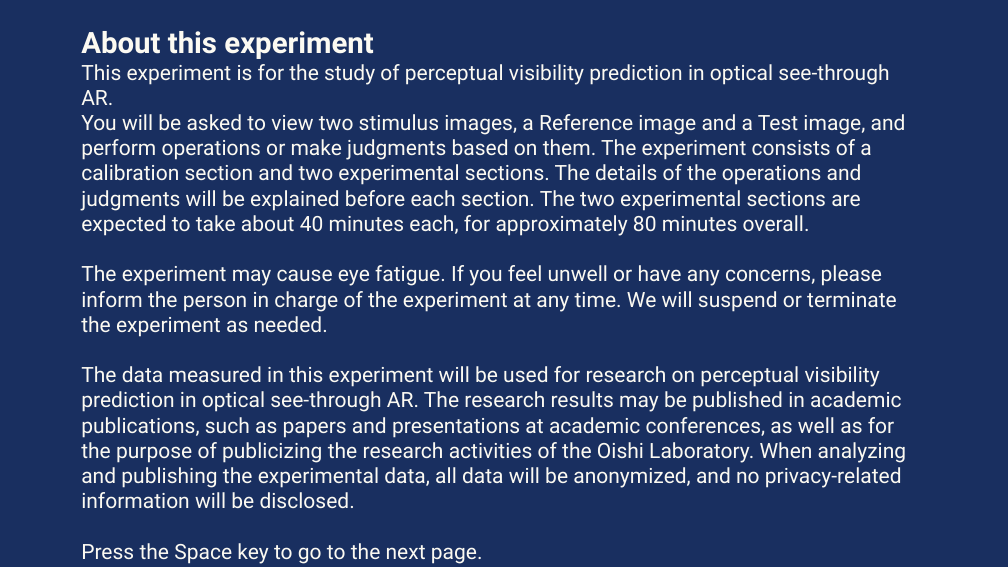
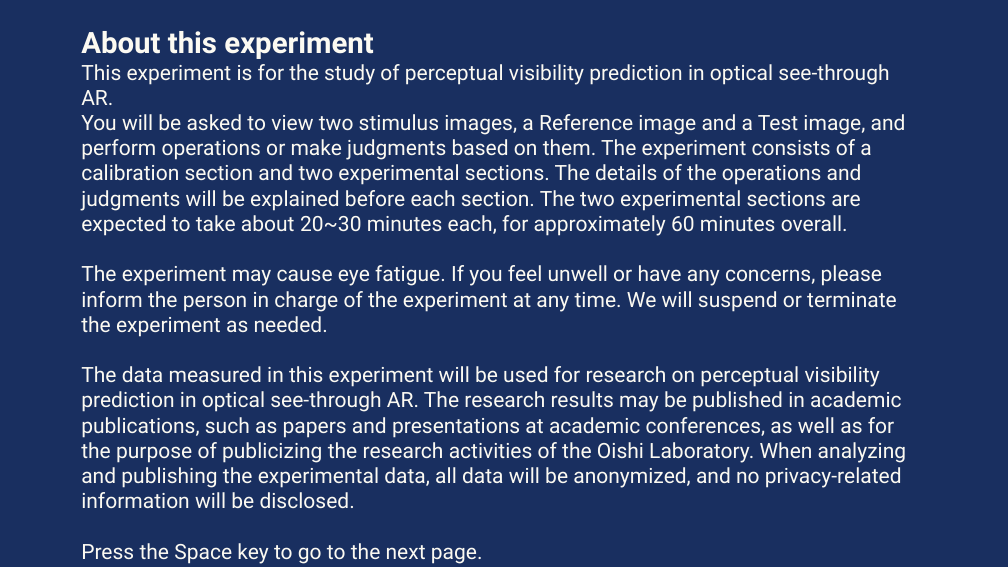
Before and after one commit to HAMADAKAZUKI2423/lab, a slide deck: slide 16 of tex/ethicsreview/ethics_review_visibility/別紙2評価実験説明.pptx. Drawn at 1008x567 pixels with LibreOffice and Linux fonts; fonts in the diff are those of the drawing. Boxes give left, top, right and bottom in pixels: in the first picture for what was removed or moved away, otherwise in the second. Text is boxed around its words. In the diff, an @@ line names an element or a change of style, - is before the commit and + after.

```diff
--- a/tex/ethicsreview/ethics_review_visibility/別紙2評価実験説明.pptx
+++ b/tex/ethicsreview/ethics_review_visibility/別紙2評価実験説明.pptx
@@ text at (81, 114, 906, 236): text changed @@
-You will be asked to view two stimulus images, a Reference image and a Test image, and perform operations or make judgments based on them. The experiment consists of a calibration section and two experimental sections. The details of the operations and judgments will be explained before each section. The two experimental sections are expected to take about 40 minutes each, for approximately 80 minutes overall.
+You will be asked to view two stimulus images, a Reference image and a Test image, and perform operations or make judgments based on them. The experiment consists of a calibration section and two experimental sections. The details of the operations and judgments will be explained before each section. The two experimental sections are expected to take about 20~30 minutes each, for approximately 60 minutes overall.
```
Also in this commit, not shown: 6 other slides changed, 2 other files.
